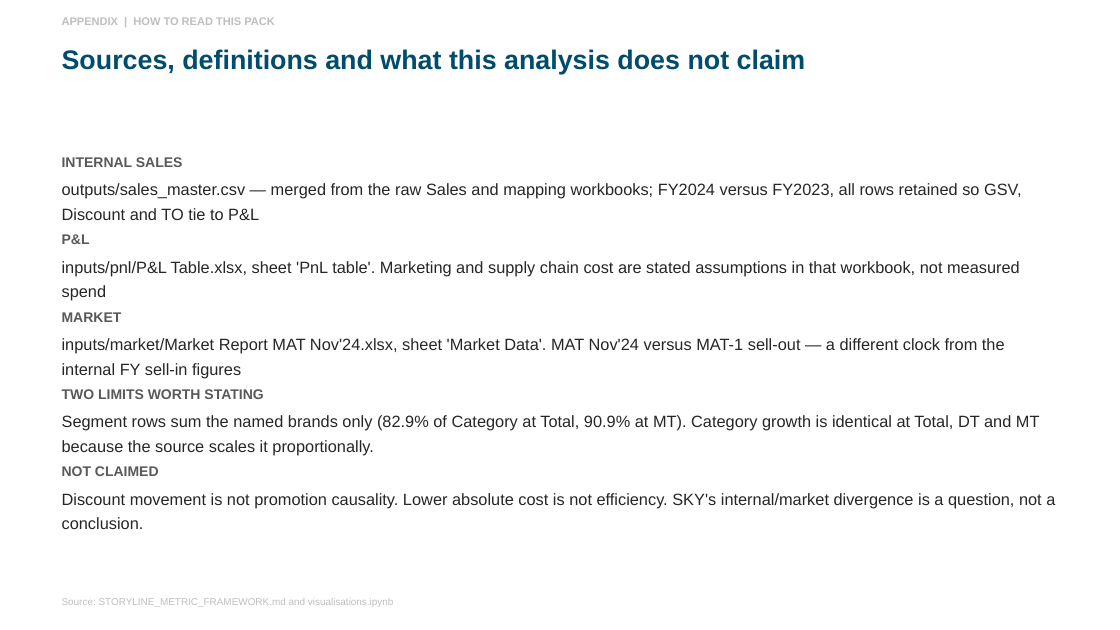
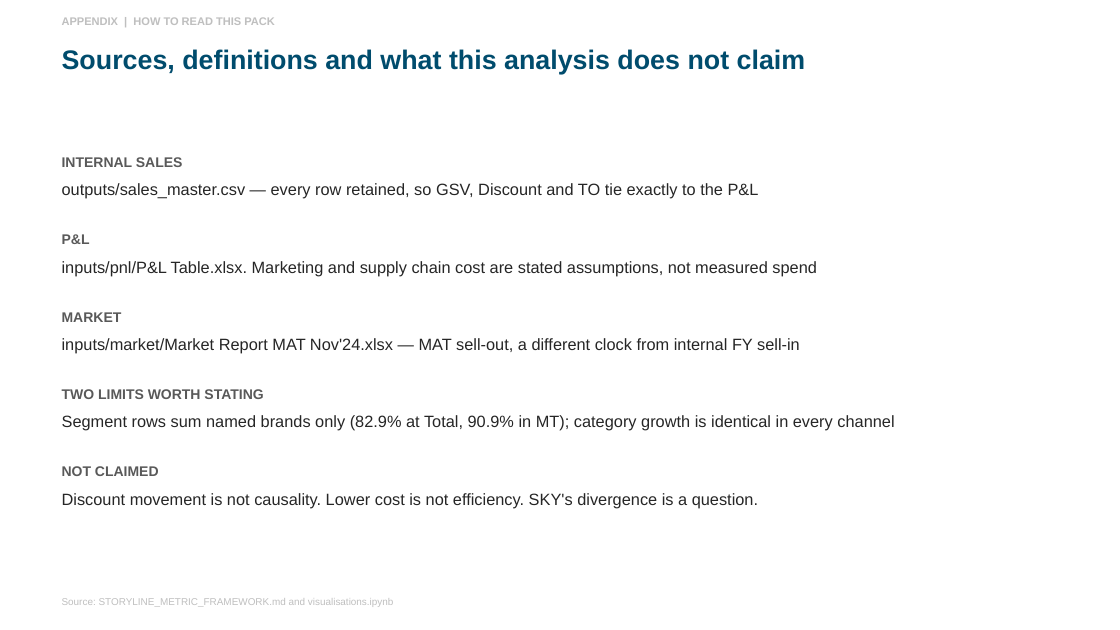
Before and after one commit to tomtran-786/Unisweet---Sales-and-Financial-Analysis, a slide deck: slide 11 of outputs/deck/UniSweet-FY2024-Review.pptx. Drawn at 1120x630 pixels with LibreOffice and Linux fonts; fonts in the diff are those of the drawing. Boxes give left, top, right and bottom in pixels: in the first picture for what was removed or moved away, otherwise in the second. Text is boxed around its words. In the diff, an @@ line names an element or a change of style, - is before the commit and + after.

```diff
--- a/outputs/deck/UniSweet-FY2024-Review.pptx
+++ b/outputs/deck/UniSweet-FY2024-Review.pptx
@@ text at [62,183,759,199]: text changed @@
-outputs/sales_master.csv — merged from the raw Sales and mapping workbooks; FY2024 versus FY2023, all rows retained so GSV, Discount and TO tie to P&L
+outputs/sales_master.csv — every row retained, so GSV, Discount and TO tie exactly to the P&L
@@ text at [62,261,817,276]: text changed @@
-inputs/pnl/P&L Table.xlsx, sheet 'PnL table'. Marketing and supply chain cost are stated assumptions in that workbook, not measured spend
+inputs/pnl/P&L Table.xlsx. Marketing and supply chain cost are stated assumptions, not measured spend
@@ text at [62,338,800,354]: text changed @@
-inputs/market/Market Report MAT Nov'24.xlsx, sheet 'Market Data'. MAT Nov'24 versus MAT-1 sell-out — a different clock from the internal FY sell-in figures
+inputs/market/Market Report MAT Nov'24.xlsx — MAT sell-out, a different clock from internal FY sell-in
@@ text at [62,415,894,431]: text changed @@
-Segment rows sum the named brands only (82.9% of Category at Total, 90.9% at MT). Category growth is identical at Total, DT and MT because the source scales it proportionally.
+Segment rows sum named brands only (82.9% at Total, 90.9% in MT); category growth is identical in every channel
@@ text at [62,493,758,508]: text changed @@
-Discount movement is not promotion causality. Lower absolute cost is not efficiency. SKY's internal/market divergence is a question, not a conclusion.
+Discount movement is not causality. Lower cost is not efficiency. SKY's divergence is a question.
```
Also in this commit, not shown: 1 other slide changed, 3 other files.
